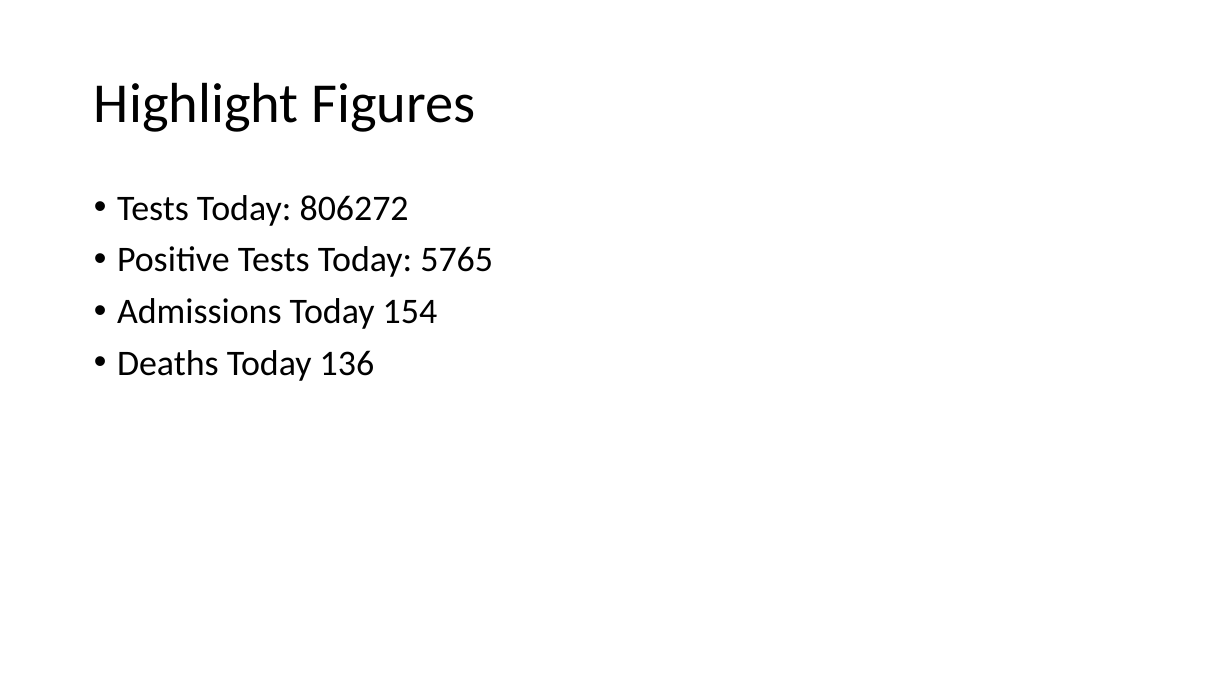
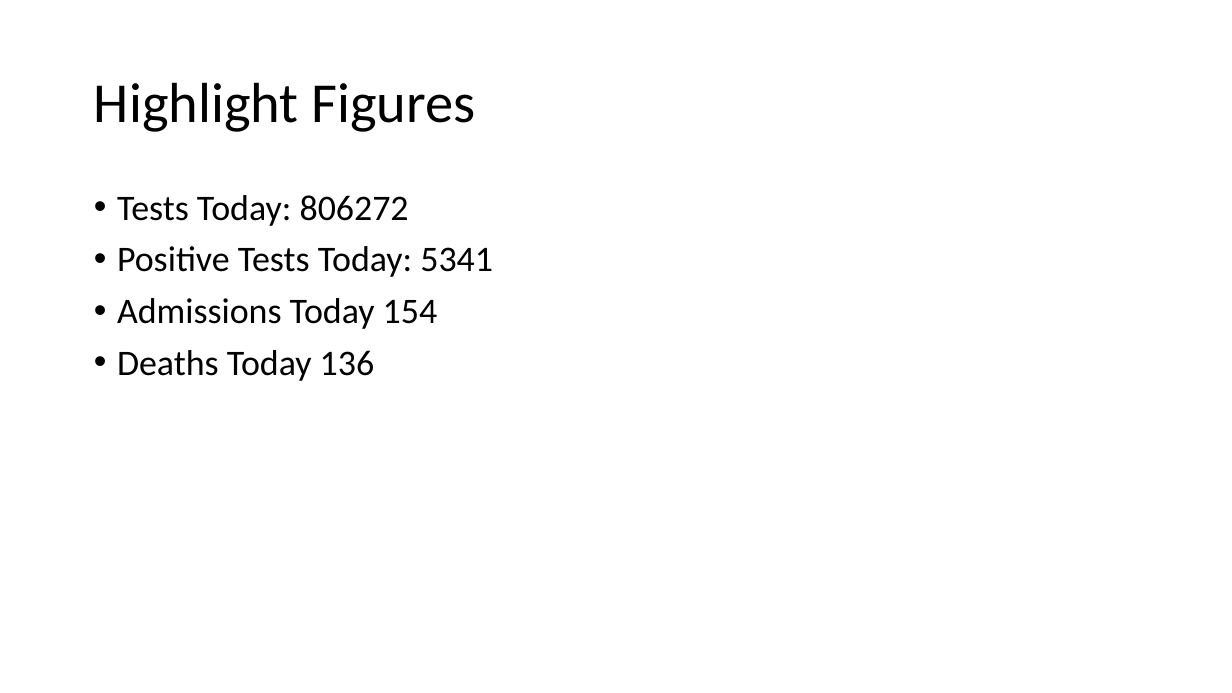
Before and after one commit to evolvedlight/uk_covid_slides, a slide deck: slide 2 of CovidData.pptx. Drawn at 1232x693 pixels with LibreOffice and Linux fonts; fonts in the diff are those of the drawing. Boxes give left, top, right and bottom in pixels: in the first picture for what was removed or moved away, otherwise in the second. Text is boxed around its words. In the diff, an @@ line names an element or a change of style, - is before the commit and + after.

Commit message:
Add updated figures

```diff
--- a/CovidData.pptx
+++ b/CovidData.pptx
@@ text at (x1=117, y1=246, x2=493, y2=277): text changed @@
-• Positive Tests Today: 5765
+• Positive Tests Today: 5341
```
